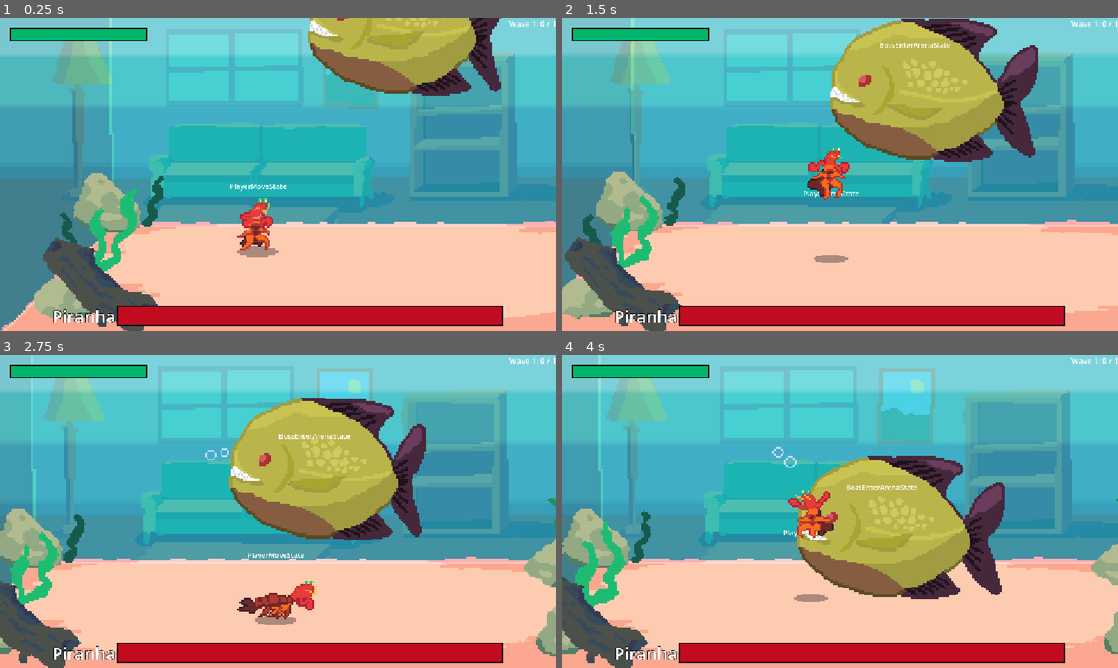
Above: before the commit, frames 1-4 (two rows, left to right).
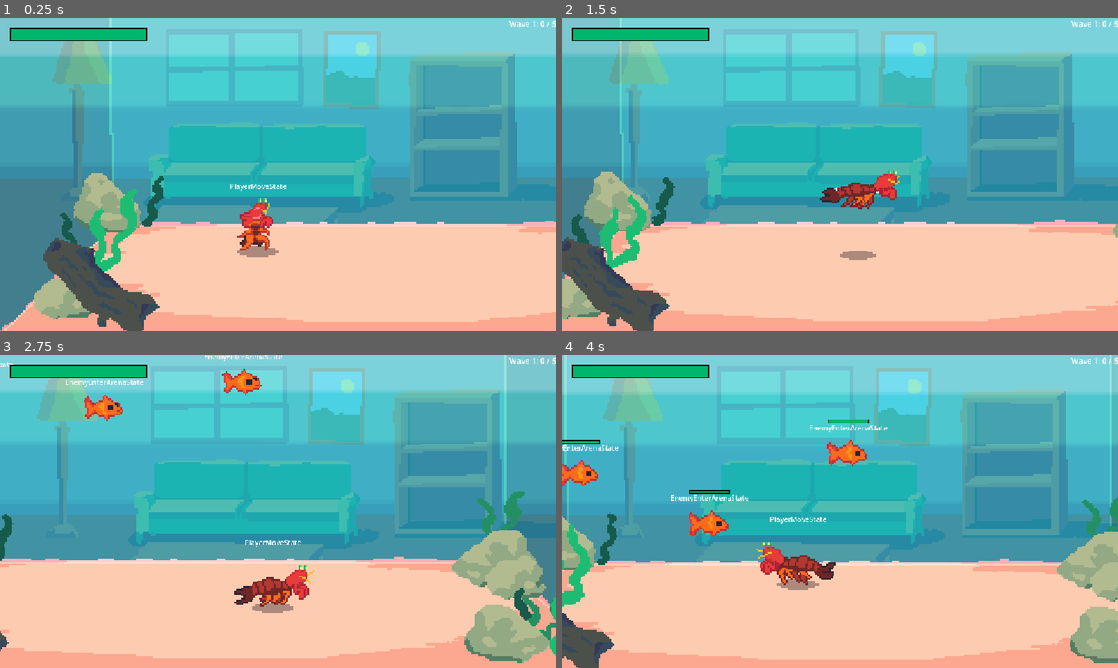
Above: after the commit, the same moments.

Repository: zhang-edward/shrimp-beat-em-up
Game: Godot game, scene res://scenes/Game.tscn
The game is run twice, just before and just after one commit, with the same random seed, the same clock (stepped at 60 frames per second) and the same inputs.
Inputs:
- Up to frame 1 (0.25 s): no input
- Up to frame 2 (1.5 s): hold Right (move_right) 0.53-1.28 s; tap F (attack) at 0.6 s; tap Space (jump) at 0.77, 1.07 s; tap Shift (dash, bound only after the commit) at 0.8, 1.35 s; hold Down (move_down) from 1.28 s (still down)
- Up to frame 3 (2.75 s): tap Space (jump) at 1.52, 1.55, 1.82, 2.1 s; release Down (move_down) at 2.03 s; hold Right (move_right) from 2.03 s (still down); tap F (attack) at 2.3 s
- Up to frame 4 (4 s): release Right (move_right) at 2.78 s; hold Up (move_up) 2.78-3.53 s; tap F (attack) at 2.85 s; tap Space (jump) at 3.02, 3.32, 3.77, 3.8 s; tap Shift (dash, bound only after the commit) at 3.05, 3.6 s; hold Left (move_left) from 3.53 s (still down)

The runs differ from the first frame. In frame 1, 12% of the frame differs, in the area x 9-100%, y 0-99%; in frame 2, 25%; in frame 3, 35%, in the area x 0-100%, y 0-100%; in frame 4, 32%.

Commit message:
implemented more boss behaviors, boss death, player dash and double jump

Diff:
--- a/prefab/PiranhaBoss.tscn
+++ b/prefab/PiranhaBoss.tscn
@@ -11,6 +11,8 @@
 [ext_resource type="Script" uid="uid://bvpg6c151aje0" path="res://scripts/boss_states/BossIdleState.gd" id="8_bd71w"]
 [ext_resource type="Script" uid="uid://dj0glhdiyexe0" path="res://scripts/boss_states/BossBiteState.gd" id="9_wowj3"]
 [ext_resource type="PackedScene" uid="uid://y3mvpybu4glb" path="res://prefab/Hitbox.tscn" id="10_ghgbw"]
+[ext_resource type="Script" uid="uid://dhcrbhpwhbetb" path="res://scripts/boss_states/BossChompLungeState.gd" id="11_3g5ee"]
+[ext_resource type="Script" uid="uid://uewb46idky86" path="res://scripts/boss_states/BossDeathState.gd" id="12_eulky"]
 
 [sub_resource type="AtlasTexture" id="AtlasTexture_a8i8s"]
 atlas = ExtResource("2_8idci")
@@ -96,7 +98,7 @@
 "duration": 1.0,
 "texture": SubResource("AtlasTexture_ub87s")
 }, {
-"duration": 2.0,
+"duration": 5.0,
 "texture": SubResource("AtlasTexture_ughef")
 }, {
 "duration": 1.0,
@@ -168,9 +170,10 @@
 [sub_resource type="CircleShape2D" id="CircleShape2D_ub87s"]
 radius = 14.035668
 
-[node name="PiranhaBoss" type="CharacterBody2D" unique_id=1799854651 node_paths=PackedStringArray("hurt_state")]
+[node name="PiranhaBoss" type="CharacterBody2D" unique_id=1799854651 node_paths=PackedStringArray("hurt_state", "death_state")]
 script = ExtResource("1_xgwx1")
 hurt_state = NodePath("StateMachine/BossHurtState")
+death_state = NodePath("StateMachine/BossDeathState")
 
 [node name="Shadow" type="Sprite2D" parent="." unique_id=206225726]
 modulate = Color(1, 1, 1, 0.39215687)
@@ -181,8 +184,10 @@
 [node name="AnimatedSprite2D" type="AnimatedSprite2D" parent="." unique_id=1129622105]
 scale = Vector2(4, 4)
 sprite_frames = SubResource("SpriteFrames_xgwx1")
-animation = &"bite"
+animation = &"chomp"
 autoplay = "idle"
+frame = 1
+frame_progress = 0.52446854
 
 [node name="HurtBox" type="Area2D" parent="AnimatedSprite2D" unique_id=525148697 node_paths=PackedStringArray("parent")]
 collision_layer = 4
@@ -203,18 +208,29 @@
 script = ExtResource("4_n2l5s")
 next_state = NodePath("../BossIdleState")
 
-[node name="BossHurtState" type="Node" parent="StateMachine" unique_id=413514736 node_paths=PackedStringArray("idle_state")]
+[node name="BossHurtState" type="Node" parent="StateMachine" unique_id=413514736 node_paths=PackedStringArray("idle_state", "bite_state", "chomp_lunge_state")]
 script = ExtResource("7_8yf57")
 idle_state = NodePath("../BossIdleState")
-
-[node name="BossIdleState" type="Node" parent="StateMachine" unique_id=63631773 node_paths=PackedStringArray("bite_state")]
+bite_state = NodePath("../BossBiteState")
+chomp_lunge_state = NodePath("../BossChompLungeState")
+
+[node name="BossIdleState" type="Node" parent="StateMachine" unique_id=63631773 node_paths=PackedStringArray("bite_state", "chomp_lunge_state")]
 script = ExtResource("8_bd71w")
 bite_state = NodePath("../BossBiteState")
+chomp_lunge_state = NodePath("../BossChompLungeState")
 
 [node name="BossBiteState" type="Node" parent="StateMachine" unique_id=1907058246 node_paths=PackedStringArray("idle_state")]
 script = ExtResource("9_wowj3")
 idle_state = NodePath("../BossIdleState")
 hitbox_scene = ExtResource("10_ghgbw")
+
+[node name="BossChompLungeState" type="Node" parent="StateMachine" unique_id=445798402 node_paths=PackedStringArray("idle_state")]
+script = ExtResource("11_3g5ee")
+idle_state = NodePath("../BossIdleState")
+hitbox_scene = ExtResource("10_ghgbw")
+
+[node name="BossDeathState" type="Node" parent="StateMachine" unique_id=2135527368]
+script = ExtResource("12_eulky")
 
 [node name="DebugStateMachineLabel" type="Label" parent="." unique_id=303831490 node_paths=PackedStringArray("state_machine")]
 anchors_preset = 5
--- a/prefab/Player.tscn
+++ b/prefab/Player.tscn
@@ -11,6 +11,7 @@
 [ext_resource type="Script" uid="uid://bp0g6soj8yibj" path="res://scripts/player_states/PlayerJumpSlamState.gd" id="8_238m6"]
 [ext_resource type="Script" uid="uid://do8t1vj4ygsrh" path="res://scripts/fsm/DebugStateMachineLabel.gd" id="8_msqmi"]
 [ext_resource type="Script" uid="uid://bl1887ka2oobh" path="res://scripts/player_states/PlayerUppercutState.gd" id="9_l5s2s"]
+[ext_resource type="Script" uid="uid://b7b880008kws6" path="res://scripts/player_states/PlayerDashState.gd" id="11_74yla"]
 
 [sub_resource type="AtlasTexture" id="AtlasTexture_fetod"]
 atlas = ExtResource("2_poo86")
@@ -278,17 +279,19 @@
 script = ExtResource("4_vga1c")
 initial_state = NodePath("PlayerMoveState")
 
-[node name="PlayerMoveState" type="Node" parent="StateMachine" unique_id=1599645225 node_paths=PackedStringArray("jump_state", "punch_state")]
+[node name="PlayerMoveState" type="Node" parent="StateMachine" unique_id=1599645225 node_paths=PackedStringArray("jump_state", "punch_state", "dash_state")]
 script = ExtResource("5_dbxf5")
 jump_state = NodePath("../PlayerJumpState")
 punch_state = NodePath("../PlayerPunchState")
+dash_state = NodePath("../PlayerDashState")
 metadata/_custom_type_script = "uid://deiw0ulusq62o"
 
-[node name="PlayerJumpState" type="Node" parent="StateMachine" unique_id=1612350408 node_paths=PackedStringArray("move_state", "jump_slam_state", "uppercut_state")]
+[node name="PlayerJumpState" type="Node" parent="StateMachine" unique_id=1612350408 node_paths=PackedStringArray("move_state", "jump_slam_state", "uppercut_state", "dash_state")]
 script = ExtResource("6_msqmi")
 move_state = NodePath("../PlayerMoveState")
 jump_slam_state = NodePath("../PlayerJumpSlamState")
 uppercut_state = NodePath("../PlayerUppercutState")
+dash_state = NodePath("../PlayerDashState")
 
 [node name="PlayerPunchState" type="Node" parent="StateMachine" unique_id=370192196 node_paths=PackedStringArray("move_state")]
 script = ExtResource("7_dbxf5")
@@ -313,6 +316,9 @@
 
 [node name="HitLocation" type="Marker2D" parent="StateMachine/PlayerUppercutState" unique_id=1409619424]
 position = Vector2(36, -157)
+
+[node name="PlayerDashState" type="Node" parent="StateMachine" unique_id=339753115]
+script = ExtResource("11_74yla")
 
 [node name="DebugStateMachineLabel" type="Label" parent="." unique_id=11757401 node_paths=PackedStringArray("state_machine")]
 anchors_preset = 5
--- a/project.godot
+++ b/project.godot
@@ -61,7 +61,7 @@
 , Object(InputEventKey,"resource_local_to_scene":false,"resource_name":"","device":-1,"window_id":0,"alt_pressed":false …(183 unchanged characters)…
 ]
 }
-sprint={
+dash={
 "deadzone": 0.2,
 "events": [Object(InputEventKey,"resource_local_to_scene":false,"resource_name":"","device":-1,"window_id":0,"alt_press …(195 unchanged characters)…
 ]
--- a/resources/enemies/Fish.tres
+++ b/resources/enemies/Fish.tres
@@ -6,5 +6,5 @@
 [resource]
 script = ExtResource("1_j4jjc")
 sprite_frames = ExtResource("2_rq3cw")
-max_health = 200
+max_health = 30
 metadata/_custom_type_script = "uid://nudvt7fmanuk"
--- a/resources/levels/level1_wave1.tres
+++ b/resources/levels/level1_wave1.tres
@@ -2,10 +2,10 @@
 
 [ext_resource type="Script" uid="uid://nudvt7fmanuk" path="res://scripts/levels/EnemyConfig.gd" id="1_mpng1"]
 [ext_resource type="Script" uid="uid://d3l5nsti7vk1p" path="res://scripts/levels/WaveSpawnConfig.gd" id="2_4f3qp"]
-[ext_resource type="Resource" uid="uid://cgsbc7che016f" path="res://resources/enemies/Snail.tres" id="2_32et7"]
+[ext_resource type="Resource" uid="uid://d181lclxi3agf" path="res://resources/enemies/Fish.tres" id="2_32et7"]
 
 [resource]
 script = ExtResource("2_4f3qp")
 enemy_configs = Array[ExtResource("1_mpng1")]([ExtResource("2_32et7")])
-num_enemies_to_defeat = 1
+num_enemies_to_defeat = 5
 metadata/_custom_type_script = "uid://d3l5nsti7vk1p"
--- /dev/null
+++ b/resources/levels/level2.tres
@@ -0,0 +1,10 @@
+[gd_resource type="Resource" script_class="LevelSpawnConfig" format=3 uid="uid://dj7gnfyn75eyd"]
+
+[ext_resource type="Script" uid="uid://btol4gs0wscxe" path="res://scripts/levels/LevelSpawnConfig.gd" id="1_cs0ij"]
+[ext_resource type="Script" uid="uid://d3l5nsti7vk1p" path="res://scripts/levels/WaveSpawnConfig.gd" id="2_k7ewe"]
+[ext_resource type="Resource" uid="uid://d1y7o3ibnl7ni" path="res://resources/levels/level2_wave1.tres" id="3_k7ewe"]
+
+[resource]
+script = ExtResource("1_cs0ij")
+wave_configs = Array[ExtResource("2_k7ewe")]([ExtResource("3_k7ewe")])
+metadata/_custom_type_script = "uid://btol4gs0wscxe"
--- /dev/null
+++ b/resources/levels/level2_wave1.tres
@@ -0,0 +1,10 @@
+[gd_resource type="Resource" script_class="WaveSpawnConfig" format=3 uid="uid://d1y7o3ibnl7ni"]
+
+[ext_resource type="Script" uid="uid://nudvt7fmanuk" path="res://scripts/levels/EnemyConfig.gd" id="1_sro5d"]
+[ext_resource type="Resource" uid="uid://cgsbc7che016f" path="res://resources/enemies/Snail.tres" id="2_jft54"]
+[ext_resource type="Script" uid="uid://d3l5nsti7vk1p" path="res://scripts/levels/WaveSpawnConfig.gd" id="3_br5t0"]
+
+[resource]
+script = ExtResource("3_br5t0")
+enemy_configs = Array[ExtResource("1_sro5d")]([ExtResource("2_jft54")])
+metadata/_custom_type_script = "uid://d3l5nsti7vk1p"
--- a/scripts/Boss.gd
+++ b/scripts/Boss.gd
@@ -2,6 +2,8 @@
 extends CharacterBody2D
 
 @export var hurt_state: BossHurtState
+@export var death_state: BossDeathState
+
 @onready var game = get_node("/root/Game") as Game
 @onready var shadow: Sprite2D = $Shadow
 @onready var sprite: AnimatedSprite2D = $AnimatedSprite2D
@@ -11,28 +13,32 @@
 var absolute_velocity := Vector2.ZERO
 var boss_name: String
 var max_health: int
-var is_dead := false
 
 func _ready():
 	sprite.play("idle")
 
-# func _process(delta: float) -> void:
 func _physics_process(delta: float) -> void:
 	velocity = IsometryUtils.scale_velocity(absolute_velocity)
 	move_and_slide()
 
 func has_super_armor():
-	return state_machine.state is BossEnterArenaState
+	return state_machine.state is BossEnterArenaState or state_machine.state is BossDeathState
 
 func take_hit(hit: HitConfig, source: Node2D) -> void:
-	if is_dead or has_super_armor():
+	if has_super_armor():
 		return
 	var boss_health = game.boss_health as BossHealth
 	boss_health.take_damage(hit.damage)
-	var dir := Vector2(signf(position.x - source.position.x), 0.0)
-	if dir.x == 0.0: # Directly on top of us; shove them the way the attacker faces
-		dir.x = -1.0 if source.sprite.flip_h else 1.0
-	state_machine.transition_to(hurt_state, {})
+	if boss_health.get_health() == 0:
+		state_machine.transition_to(death_state)
+	else:
+		var dir := Vector2(signf(position.x - source.position.x), 0.0)
+		if dir.x == 0.0: # Directly on top of us; shove them the way the attacker faces
+			dir.x = -1.0 if source.sprite.flip_h else 1.0
+		state_machine.transition_to(hurt_state)
 
 func get_sprite_size():
 	return sprite.sprite_frames.get_frame_texture("idle", 0).get_size() * sprite.scale
+
+func die():
+	game.handle_boss_defeated()
--- a/scripts/BossHealth.gd
+++ b/scripts/BossHealth.gd
@@ -11,3 +11,6 @@
 
 func take_damage(damage: int):
 	healthbar.value -= damage
+
+func get_health():
+	return healthbar.value
--- a/scripts/Game.gd
+++ b/scripts/Game.gd
@@ -7,13 +7,14 @@
 @onready var wave_stats_label = $CanvasLayer/WaveStats as Label
 
 var BOSS_SPAWN_LOCATION: Vector2
+var boss
 
 # Called when the node enters the scene tree for the first time.
 func _ready() -> void:
 	update_wave_stats()
 	var screen_size = get_viewport().size
 	BOSS_SPAWN_LOCATION = Vector2(screen_size.x / 2 - 100, -screen_size.y / 2 - 100)
-	load_level_boss()
+	load_next_wave()
 
 func update_wave_stats():
 	var curr_wave_config = GameVariables.get_curr_wave_config() as WaveSpawnConfig
@@ -31,11 +32,19 @@
 
 func load_level_boss():
 	var level_config = GameVariables.get_curr_level_config()
-	var boss = level_config.boss_scene.instantiate() as Boss
-	enemies_folder.add_child(boss)
-	boss_health.configure_from_boss(boss)
-	boss_health.show()
-	boss.global_position = BOSS_SPAWN_LOCATION
+	if level_config.boss_scene != null:
+		boss = level_config.boss_scene.instantiate() as Boss
+		enemies_folder.add_child(boss)
+		boss_health.configure_from_boss(boss)
+		boss_health.show()
+		boss.global_position = BOSS_SPAWN_LOCATION
+	else:
+		if GameVariables.curr_level == GameVariables.level_configs.size() - 1:
+			get_tree().change_scene_to_file("res://scenes/GameOver.tscn")
+		else:
+			GameVariables.curr_level += 1
+			load_next_level()
+			update_wave_stats()
 
 func load_next_wave():
 	var curr_wave_config = GameVariables.get_curr_wave_config()
@@ -47,3 +56,13 @@
 func load_next_level():
 	GameVariables.curr_wave = 0
 	load_next_wave()
+
+func handle_boss_defeated():
+	boss.queue_free()
+	boss_health.hide()
+	if GameVariables.curr_level == GameVariables.level_configs.size() - 1:
+		get_tree().change_scene_to_file("res://scenes/GameOver.tscn")
+	else:
+		GameVariables.curr_level += 1
+		load_next_level()
+		update_wave_stats()
--- a/scripts/GameVariables.gd
+++ b/scripts/GameVariables.gd
@@ -6,7 +6,7 @@
 var enemies_defeated_for_curr_wave := 0
 
 func _ready():
-	var level_resources = ["level1"]
+	var level_resources = ["level1", "level2"]
 	for res in level_resources:
 		var level_config = load("res://resources/levels/" + res + ".tres")
 		level_configs.append(level_config)
--- a/scripts/PiranhaBoss.gd
+++ b/scripts/PiranhaBoss.gd
@@ -6,4 +6,4 @@
 	max_health = 500
 
 func has_super_armor():
-	return super.has_super_armor() or state_machine.state is BossBiteState
+	return super.has_super_armor() or state_machine.state is BossBiteState or state_machine.state is BossChompLungeState
--- a/scripts/Player.gd
+++ b/scripts/Player.gd
@@ -5,6 +5,8 @@
 @onready var state_machine: StateMachine = %StateMachine
 @onready var shadow: Sprite2D = $Shadow
 @export var healthbar: ProgressBar
+
+var num_jumps_remaining = 2
 
 var z_velocity = 0.0
 var z = 0.0 # altitude
--- a/scripts/boss_states/BossBiteState.gd
+++ b/scripts/boss_states/BossBiteState.gd
@@ -3,7 +3,7 @@
 
 @export var idle_state: BossIdleState
 @export var hitbox_scene: PackedScene
-var hit: HitConfig = HitConfig.create(40, HitEffectRegistry.HIT_EFFECT_1)
+var hit: HitConfig = HitConfig.create(25, HitEffectRegistry.HIT_EFFECT_1)
 var hitbox: Hitbox
 
 func enter(msg := {}):
@@ -15,8 +15,8 @@
 		hitbox = hitbox_scene.instantiate()
 		boss.add_child(hitbox)
 		var sprite_size = boss.get_sprite_size()
-		var hitbox_offset = Vector2(-sprite_size.x / 3, 0)
-		hitbox.init(hitbox_offset, Vector2(300, 300), 0.25, Hitbox.CollideableTypes.Player, boss, hit)
+		var hitbox_offset = Vector2(-50 if !boss.sprite.flip_h else 50, 0)
+		hitbox.init(hitbox_offset, Vector2(550, 335), 0.25, Hitbox.CollideableTypes.Player, boss, hit)
 
 func exit():
 	hitbox = null
--- /dev/null
+++ b/scripts/boss_states/BossChompLungeState.gd
@@ -0,0 +1,48 @@
+class_name BossChompLungeState
+extends BossState
+
+@export var idle_state: BossIdleState
+@export var hitbox_scene: PackedScene
+
+const BOSS_LUNGE_SPEED = 1000
+const DASH_DURATION = 3.0
+var dash_timer := 0.0
+var damping_factor = 1.5
+var is_dashing = false
+var hitbox: Hitbox = null
+
+var hit: HitConfig = HitConfig.create(20, HitEffectRegistry.HIT_EFFECT_1)
+
+func enter(msg := {}) -> void:
+	boss.sprite.play("idle")
+	dash_timer = DASH_DURATION
+	flash_red(charge_forward)
+
+func update(_delta):
+	boss.absolute_velocity.x *= exp(-damping_factor * _delta)
+	if is_dashing:
+		dash_timer -= _delta
+		if dash_timer <= 0:
+			is_dashing = false
+			boss.absolute_velocity.x = 0
+			state_machine.transition_to(idle_state)
+			boss.sprite.flip_h = !boss.sprite.flip_h
+
+func charge_forward():
+	is_dashing = true
+	boss.sprite.play("chomp")
+	boss.absolute_velocity.x = -1000 if !boss.sprite.flip_h else 1000
+	if hitbox == null:
+		hitbox = hitbox_scene.instantiate()
+		boss.add_child(hitbox)
+		var sprite_size = boss.get_sprite_size()
+		var hitbox_offset = Vector2(0, 0)
+		hitbox.init(hitbox_offset, Vector2(450, 335), 1.0, Hitbox.CollideableTypes.Player, boss, hit)
+
+func flash_red(cb: Callable):
+	boss.absolute_velocity.x = 200 if !boss.sprite.flip_h else -200
+	var tween = create_tween()
+	tween.tween_property(boss.sprite, "modulate", Color(1, 0, 0), 0.25)
+	tween.tween_property(boss.sprite, "modulate", Color(1, 1, 1), 0.25)
+	tween.set_loops(5)
+	tween.finished.connect(cb)
--- /dev/null
+++ b/scripts/boss_states/BossDeathState.gd
@@ -0,0 +1,24 @@
+class_name BossDeathState
+extends BossState
+
+func enter(_msg := {}) -> void:
+	boss.sprite.play("hurt")
+	var time_between_effect = 0.1
+	for i in range(0, 35):
+		spawn_effect_with_rand_delay(time_between_effect * i)
+	var tween = create_tween()
+	tween.tween_property(boss.sprite, "modulate:a", 0, 3.5).set_ease(Tween.EASE_OUT)
+	tween.finished.connect(boss.die)
+
+func spawn_effect_with_rand_delay(initial_delay):
+	var rand_time = initial_delay + 0.25
+	await get_tree().create_timer(rand_time).timeout
+	var rand_x_diff = randi_range(-200, 200)
+	var rand_y_diff = randi_range(-150, 150)
+	spawn_effect(Vector2(boss.global_position.x + rand_x_diff, boss.global_position.y + rand_y_diff))
+
+func spawn_effect(pos: Vector2):
+	var config = EffectConfig.new()
+	config.pos = pos
+	config.anim = HitEffectRegistry.HIT_EFFECT_1
+	EffectManager.spawn_effect(config)
--- a/scripts/boss_states/BossHurtState.gd
+++ b/scripts/boss_states/BossHurtState.gd
@@ -2,7 +2,11 @@
 extends BossState
 
 @export var idle_state: BossIdleState
+@export var bite_state: BossBiteState
+@export var chomp_lunge_state: BossChompLungeState
+
 var hitstun_timer = 0
+var should_go_to_attack: bool = false
 
 const BASE_KNOCKBACK := 100
 const HITSTUN_SECONDS := 0.5
@@ -11,14 +15,19 @@
 	var dir: Vector2 = msg["dir"] if msg.has("dir") else Vector2.ZERO
 	boss.absolute_velocity = dir.normalized() * BASE_KNOCKBACK
 	hitstun_timer = HITSTUN_SECONDS
+	should_go_to_attack = randi_range(0, 4) == 0
 
 func update(delta: float) -> void:
 	boss.absolute_velocity *= 0.9
 	boss.sprite.play("hurt")
 
-	hitstun_timer -= delta
-	if hitstun_timer <= 0:
-		state_machine.transition_to(idle_state, {})
+	if should_go_to_attack:
+		var rand_state = [bite_state, chomp_lunge_state].pick_random()
+		state_machine.transition_to(rand_state, {})
+	else:
+		hitstun_timer -= delta
+		if hitstun_timer <= 0:
+			state_machine.transition_to(idle_state, {})
 
 func exit() -> void:
 	boss.velocity = Vector2.ZERO
--- a/scripts/boss_states/BossIdleState.gd
+++ b/scripts/boss_states/BossIdleState.gd
@@ -2,20 +2,19 @@
 extends BossState
 
 @export var bite_state: BossBiteState
+@export var chomp_lunge_state: BossChompLungeState
 
 const IDLE_TIME_SECONDS_MAX := 5.0
 const IDLE_TIME_SECONDS_MIN := 2.0
 var timer := 0.0
 
 func enter(msg := {}):
-	print("Enter idle state")
 	timer = randf_range(IDLE_TIME_SECONDS_MIN, IDLE_TIME_SECONDS_MAX)
-	print(timer)
 	boss.absolute_velocity = Vector2.ZERO
 	boss.sprite.play("idle")
 
 func update(_delta: float):
 	timer -= _delta
 	if timer <= 0.0:
-		print("Go to bite state from idle!")
-		state_machine.transition_to(bite_state, {})
+		var random_state = [bite_state, chomp_lunge_state].pick_random()
+		state_machine.transition_to(random_state, {})
--- /dev/null
+++ b/scripts/player_states/PlayerDashState.gd
@@ -0,0 +1,23 @@
+class_name PlayerDashState
+extends PlayerState
+
+const DASH_VELOCITY = 1000
+const DASH_DURATION = 0.3
+var dash_timer
+var damping_factor = 4.0
+var prev_state: PlayerState
+
+func enter(msg := {}) -> void:
+	prev_state = msg["prev_state"] as PlayerState
+	player.sprite.play("move")
+	dash_timer = DASH_DURATION
+	player.velocity.x = -DASH_VELOCITY if player.sprite.flip_h else DASH_VELOCITY
+
+func update(_delta) -> void:
+	player.velocity.x *= exp(-damping_factor * _delta)
+	dash_timer -= _delta
+	if dash_timer <= 0:
+		var msg := {}
+		if prev_state is PlayerJumpState:
+			msg["from_dash"] = true
+		state_machine.transition_to(prev_state, msg)
--- a/scripts/player_states/PlayerJumpState.gd
+++ b/scripts/player_states/PlayerJumpState.gd
@@ -8,14 +8,23 @@
 @export var move_state: PlayerMoveState
 @export var jump_slam_state: PlayerJumpSlamState
 @export var uppercut_state: PlayerUppercutState
+@export var dash_state: PlayerDashState
 
 var from_uppercut: bool
+var from_dash: bool
 
 func enter(msg := {}) -> void:
-	player.sprite.play("jump")
-	from_uppercut = msg.has("from_uppercut") and msg["from_uppercut"] == true
-	if !from_uppercut:
-		player.z_velocity = - JUMP_VELOCITY
+	if player.num_jumps_remaining == 0:
+		return
+	from_dash = msg.has("from_dash") and msg["from_dash"] == true
+	if !from_dash:
+		player.sprite.play("jump")
+		from_uppercut = msg.has("from_uppercut") and msg["from_uppercut"] == true
+		if !from_uppercut:
+			player.num_jumps_remaining -= 1
+			player.z_velocity = - JUMP_VELOCITY
+	else:
+		player.z_velocity = 0
 
 func physics_update(delta: float) -> void:
 	var direction_x = Input.get_axis("move_left", "move_right")
@@ -27,9 +36,15 @@
 	if player.z < 0:
 		player.z_velocity += gravity * delta
 	else:
+		player.num_jumps_remaining = 2
 		player.z = 0
 		player.z_velocity = 0
 		state_machine.transition_to(move_state)
+
+	if Input.is_action_just_pressed("dash"):
+		state_machine.transition_to(dash_state, { "prev_state": self })
+	if Input.is_action_just_pressed("jump"):
+		state_machine.transition_to(self)
 
 
 func update(_delta: float) -> void:
--- a/scripts/player_states/PlayerMoveState.gd
+++ b/scripts/player_states/PlayerMoveState.gd
@@ -6,6 +6,7 @@
 
 @export var jump_state: PlayerJumpState
 @export var punch_state: PlayerPunchState
+@export var dash_state: PlayerDashState
 
 var _sprinting: bool
 
@@ -18,6 +19,9 @@
 	if player.z == 0 and Input.is_action_just_pressed("jump"):
 		state_machine.transition_to(jump_state)
 
+	if Input.is_action_just_pressed("dash"):
+		state_machine.transition_to(dash_state, { "prev_state": self })
+
 func update(_delta: float) -> void:
 	if Input.is_action_just_pressed("attack"):
 		state_machine.transition_to(punch_state)
Not shown, added: scripts/boss_states/BossChompLungeState.gd.uid
Not shown, added: scripts/boss_states/BossDeathState.gd.uid
Not shown, added: scripts/player_states/PlayerDashState.gd.uid
